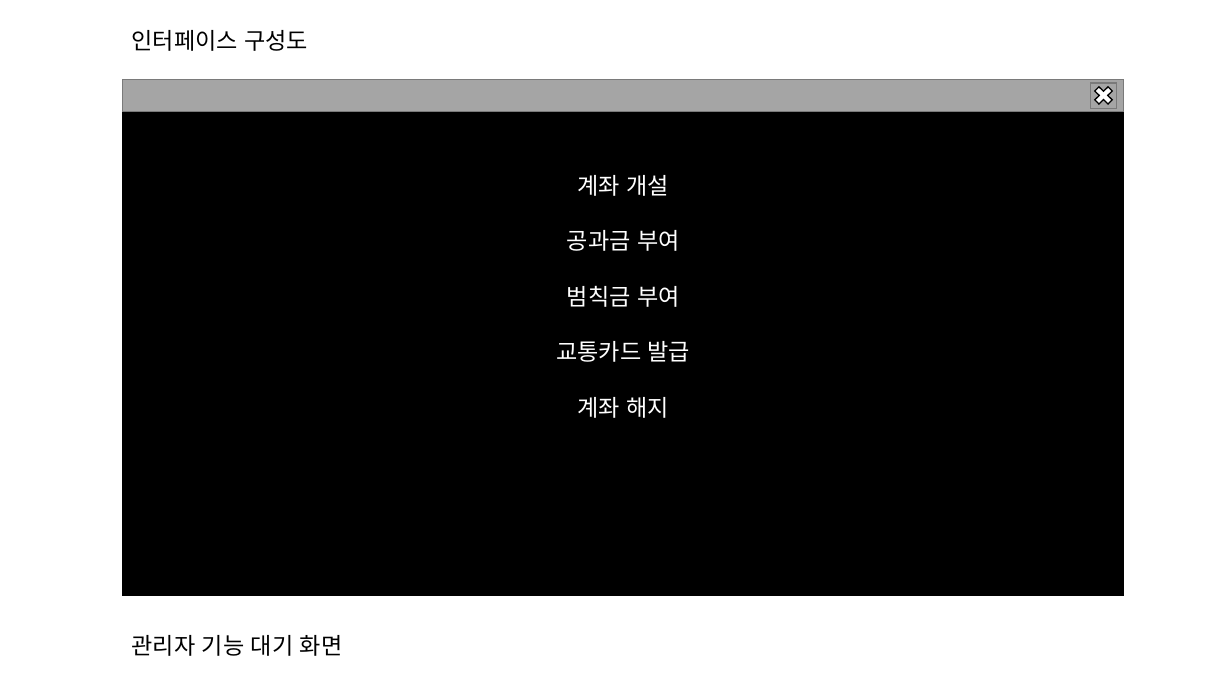
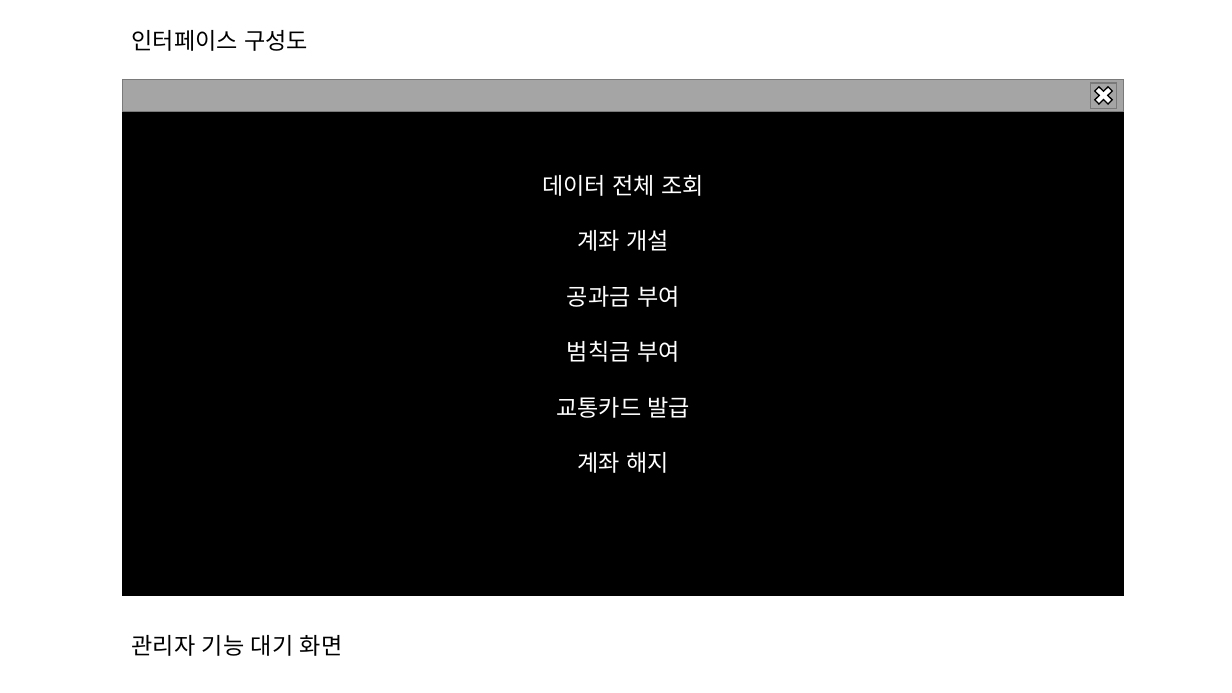
Before and after one commit to 909ma/ATM-System-using-by-C-Language, a slide deck: slide 1 of 기타/인터페이스/BK09 관리자 기능.pptx. Drawn at 1232x693 pixels with LibreOffice and Linux fonts; fonts in the diff are those of the drawing. Boxes give left, top, right and bottom in pixels: in the first picture for what was removed or moved away, otherwise in the second. Text is boxed around its words. In the diff, an @@ line names an element or a change of style, - is before the commit and + after.

```diff
--- a/기타/인터페이스/BK09 관리자 기능.pptx
+++ b/기타/인터페이스/BK09 관리자 기능.pptx
@@ text in rectangle at <box>542,175,705,196</box>: paragraph added @@
+데이터 전체 조회
```
Also in this commit, not shown: 1 other slide changed, 2 other files.
